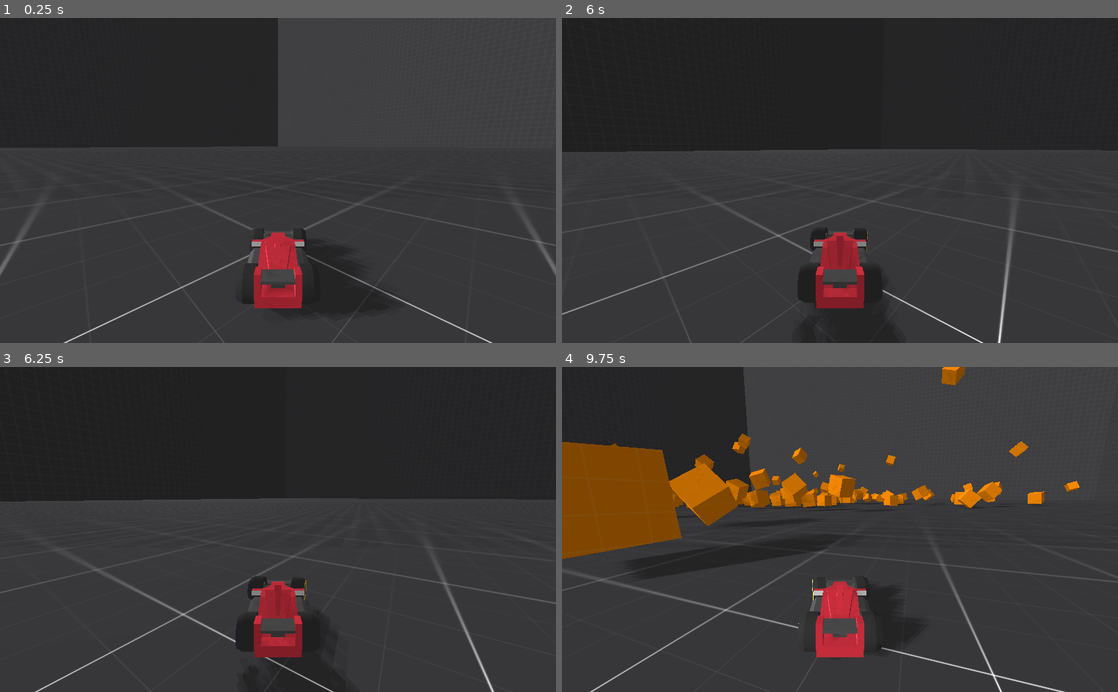
Above: before the commit, frames 1-4 (two rows, left to right).
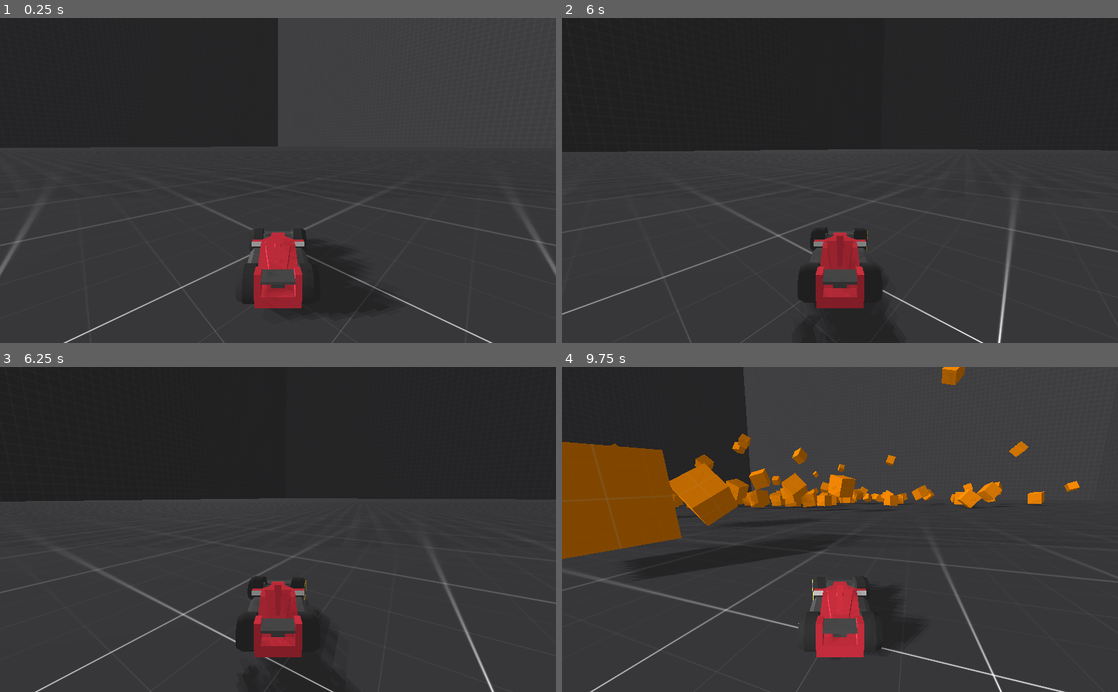
Above: after the commit, the same moments.

Repository: RichoM/LowPolyRacing
Game: Godot game, scene res://test.tscn
Two runs of this game, one before a commit and one after it. Both use one fixed random seed, a clock stepped at 60 frames per second and the inputs below.
Inputs:
- Up to frame 1 (0.25 s): no input
- Up to frame 2 (6 s): hold Up (ui_up) 0.53-2.03 s; hold Left (ui_left) 2.03-3.53 s; hold Down (ui_down) 3.53-4.28 s; hold Right (ui_right) 4.28-5.03 s; hold Up (ui_up) 5.03-5.78 s; hold Right (ui_right) from 5.78 s (still down)
- Up to frame 3 (6.25 s): keep holding Right (ui_right)
- Up to frame 4 (9.75 s): release Right (ui_right) at 8.03 s; hold Down (ui_down) 8.03-8.78 s; hold Left (ui_left) 8.78-9.53 s; hold Up (ui_up) from 9.53 s (still down)

Frames 1-3 are identical in both runs. In frame 4, less than 0.1% of the frame differs, in the area x 0-17%, y 23-56%.

Commit message:
Fixed bug with the obstacle material
I enabled the "World triplanar" property by mistake, so the texture was looking really odd. Also, I changed the UV scale so that it matches the cube size

Diff:
--- a/obstacle.tscn
+++ b/obstacle.tscn
@@ -2,29 +2,28 @@
 
 [ext_resource path="res://kenney_prototypetextures/PNG/Orange/texture_02.png" type="Texture" id=1]
 
-[sub_resource type="PhysicsMaterial" id=4]
+[sub_resource type="PhysicsMaterial" id=1]
 friction = 0.5
 bounce = 0.6
 
-[sub_resource type="CubeMesh" id=1]
+[sub_resource type="CubeMesh" id=2]
 size = Vector3( 3, 3, 3 )
 
-[sub_resource type="SpatialMaterial" id=2]
-flags_world_triplanar = true
+[sub_resource type="SpatialMaterial" id=3]
 albedo_texture = ExtResource( 1 )
-uv1_scale = Vector3( 0.5, 0.5, 0.5 )
+uv1_scale = Vector3( 0.25, 0.25, 0.25 )
 uv1_triplanar = true
 
-[sub_resource type="BoxShape" id=3]
+[sub_resource type="BoxShape" id=4]
 extents = Vector3( 1.5, 1.5, 1.5 )
 
 [node name="Obstacle" type="RigidBody"]
 mass = 0.102041
-physics_material_override = SubResource( 4 )
+physics_material_override = SubResource( 1 )
 
 [node name="mesh" type="MeshInstance" parent="."]
-mesh = SubResource( 1 )
-material/0 = SubResource( 2 )
+mesh = SubResource( 2 )
+material/0 = SubResource( 3 )
 
 [node name="CollisionShape" type="CollisionShape" parent="."]
-shape = SubResource( 3 )
+shape = SubResource( 4 )
